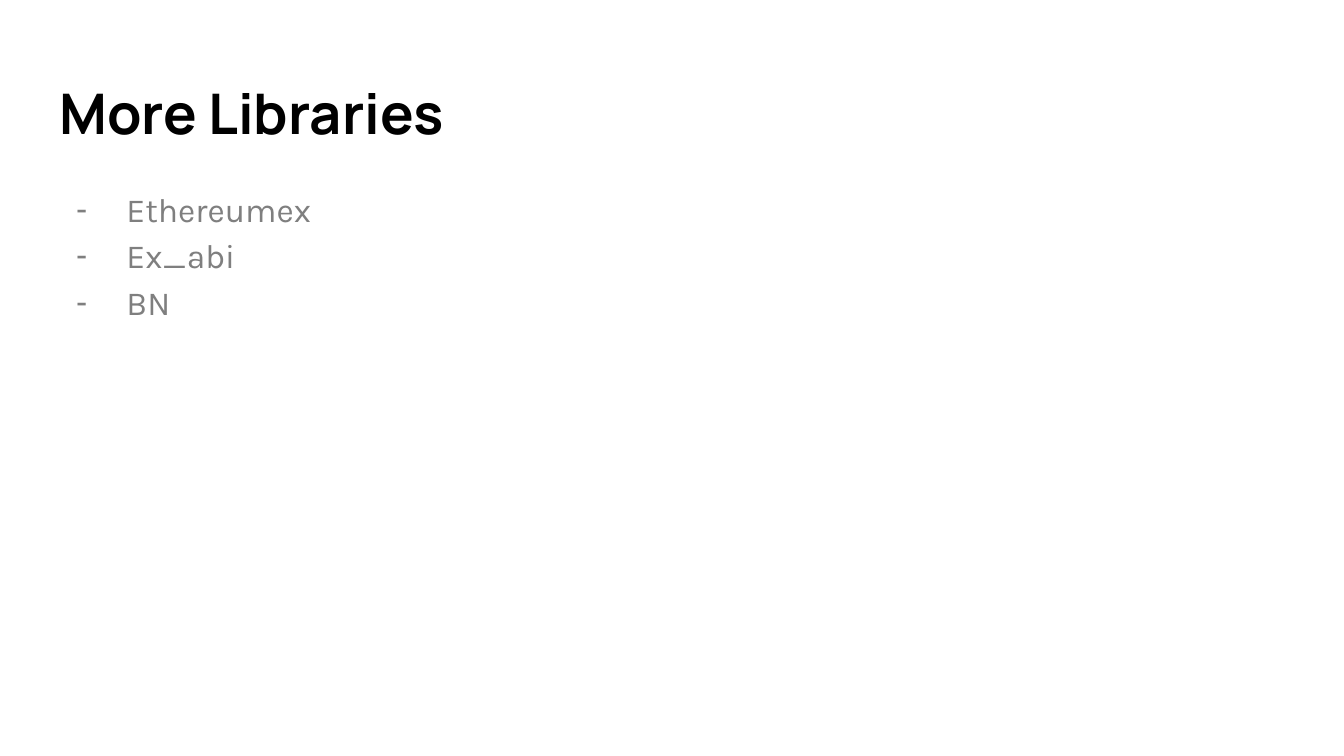
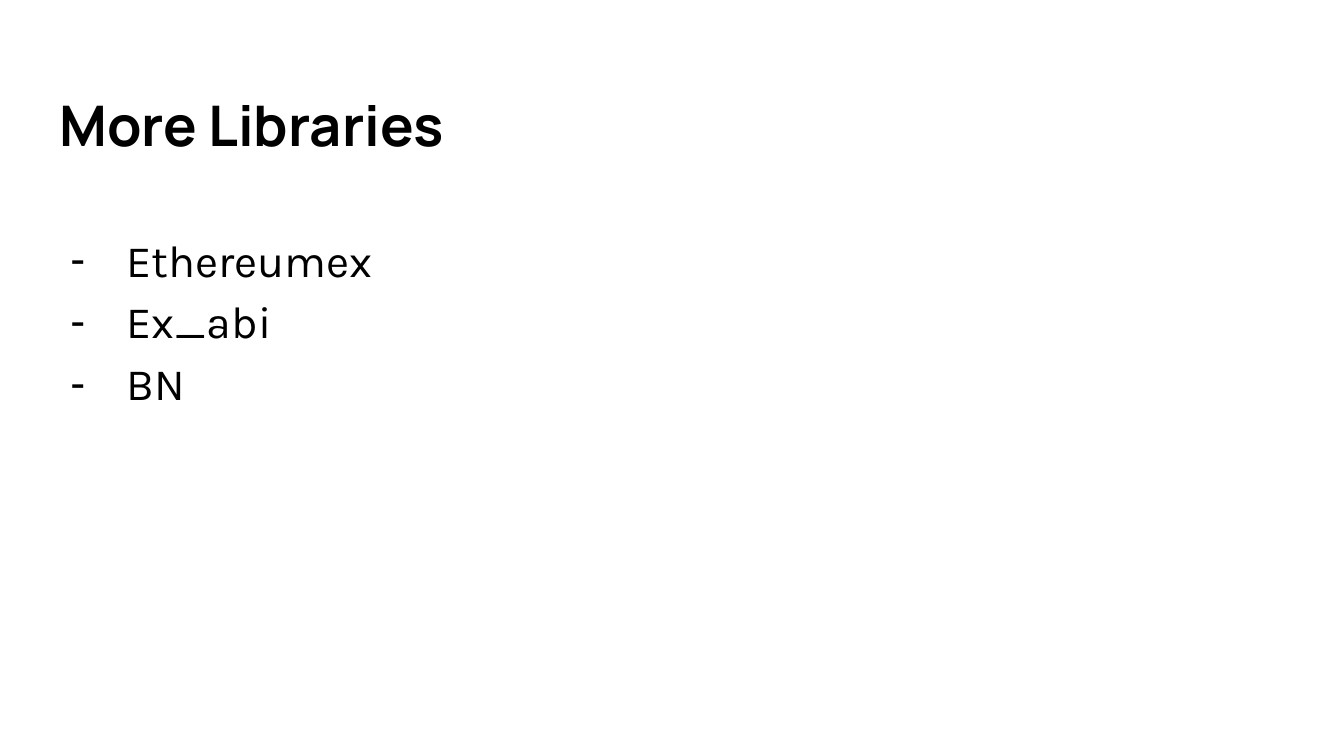
Before and after one commit to ayrat555/talks, a slide deck: slide 36 of mana/Mana.pptx (slide 37 before the commit). Drawn at 1344x756 pixels with LibreOffice and Linux fonts; fonts in the diff are those of the drawing. Boxes give left, top, right and bottom in pixels: in the first picture for what was removed or moved away, otherwise in the second. Text is boxed around its words. In the diff, an @@ line names an element or a change of style, - is before the commit and + after.

```diff
--- a/mana/Mana.pptx
+++ b/mana/Mana.pptx
@@ title "More Libraries": place and size @@
-title "More Libraries" at (59, 93, 444, 135)
+title "More Libraries" at (59, 105, 444, 147)
@@ text "Ethereumex": place and size @@
-text "Ethereumex" at (126, 199, 310, 315)
+text "Ethereumex" at (126, 246, 372, 400)
@@ text "Ethereumex" at (126, 246, 372, 400): size 18 to 24 pt, text colour #7F7F7F to #000000; indent changed; bullet colour #7F7F7F to #000000 @@
```
Also in this commit, not shown: 17 other slides changed, 7 slides added, 2 other files.
